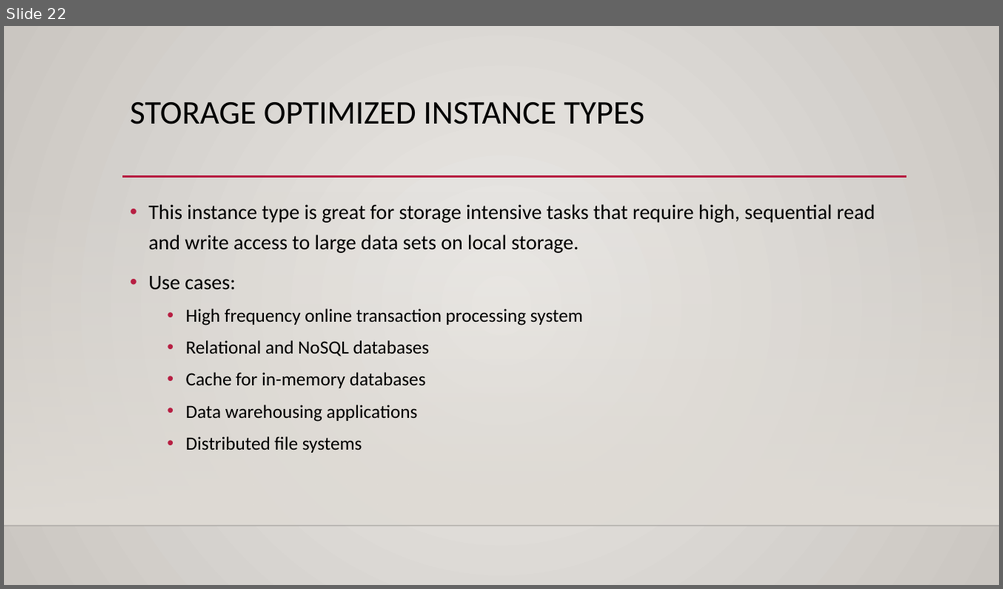
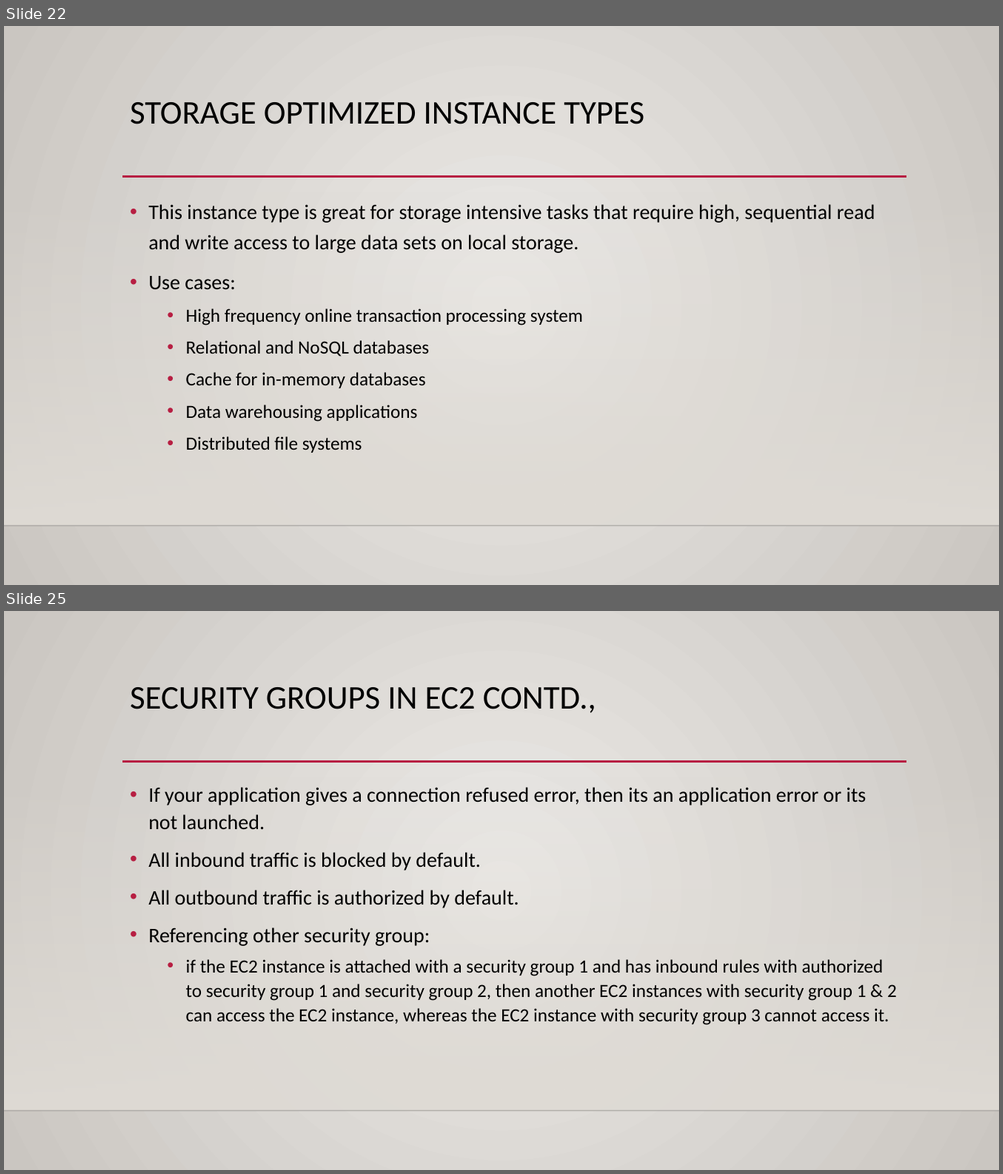
Before and after one commit to kushalnaidu007/AWS-Solution-Architect, a slide deck: AWS-SAA.pptx. Shown one above the other, each under a label of ours: slide 22 before the commit, slides 22 and 25 after it; the slides between them are not shown. The pictures are 1003x589 and 1003x1174 pixels, drawn with LibreOffice and Linux fonts; fonts in the diff are those of the drawing; background and template pictures are left out. Boxes give left, top, right and bottom in pixels: in the first picture for what was removed or moved away, otherwise in the second. Text is boxed around its words. In the diff, an @@ line names an element or a change of style, - is before the commit and + after.

Commit message:
updated the ppt with EC2
Added more information about the security groups, how to SSH the EC2 instance and different pricing options of EC2.

```diff
--- a/AWS-SAA.pptx
+++ b/AWS-SAA.pptx
@@ slide 25 added at [4, 611, 999, 1170], background gradient #ECEAE7 to #CAC7C1; not listed: 3 template elements that a slide beside it also shows @@
@@ title added at [130, 687, 596, 713], 32 pt, text #000000 @@
+SECURITY GROUPS IN EC2 CONTD.,
@@ text added at [148, 787, 896, 1025], 18 pt, text #000000 @@
+• If your application gives a connection refused error, then its an application error or its not launched.
+• All inbound traffic is blocked by default.
+• All outbound traffic is authorized by default.
+• Referencing other security group:
+  • if the EC2 instance is attached with a security group 1 and has inbound rules with authorized to security group 1 and security group 2, then another EC2 instances with security group 1 & 2 can access the EC2 instance, whereas the EC2 instance with security group 3 cannot access it.
```
Also in this commit, not shown: 15 other slides added.
